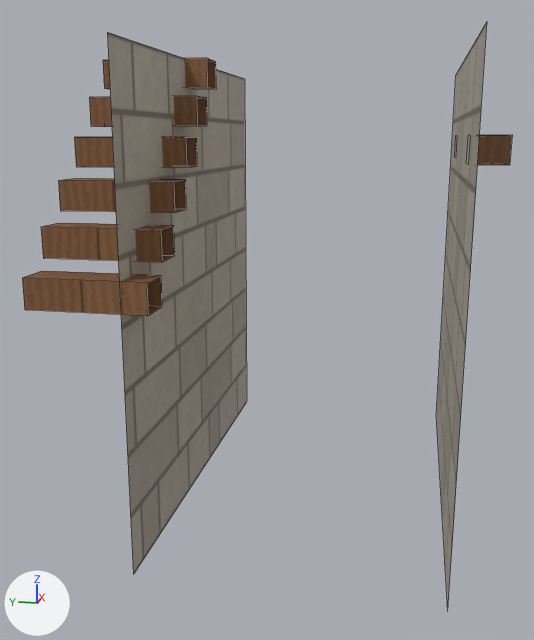
Before and after pictures for a commit that changed the FBX model Assets/Content/Landscape/Models/Castle/Wall_Mid_StairS1.fbx.
The view is the same before and after, from a 50 mm lens placed at (-5.15, -0.63, 2.49), pointed at (-0.11, 0.38, 1.23). Lighting does not change. The marker at lower left points along +X, +Y and +Z. The first picture is the older version. Mesh edges are drawn as thin lines. Where no turn or scale is listed for an object, it has been applied to the vertices.

Before the edit, the objects in view are built like this:
```python
me_wall_mid_stairs1 = bpy.data.meshes.new('Wall_Mid_StairS1')
me_wall_mid_stairs1.from_pydata(...)  # 72 vertices, 42 faces; spans x -1.5..1.5, y -1.12..1.47, z 0.0..3.0
# faces by material slot: [2, 40]
me_wall_mid_stairs1.materials.append(mat_m_castlestone)  # picture img_t_castlestone_png
me_wall_mid_stairs1.materials.append(mat_m_wood)  # picture img_t_wood_png
ob_wall_mid_stairs1 = bpy.data.objects.new('Wall_Mid_StairS1', me_wall_mid_stairs1)
ob_wall_mid_stairs1.location = (0.0, 0.0, 0.0)
```
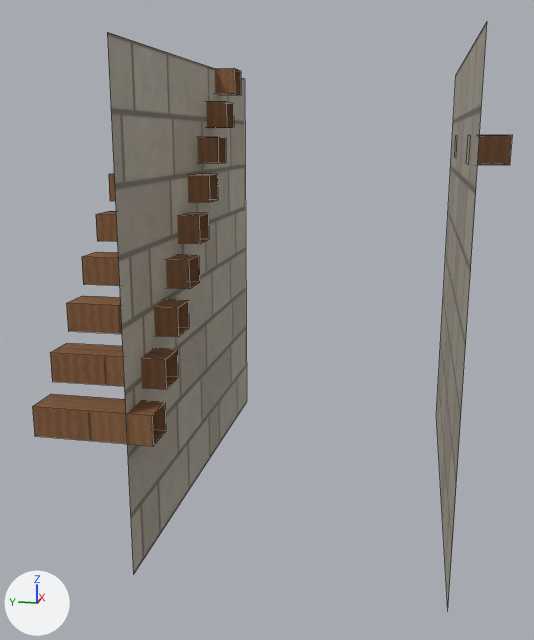
Pixel boxes [x1, y1, x2, y2] of what changed, in the pictures (534 x 640 px; the box of a moved part takes in the faces that stretch with it):
'Wall_Mid_StairS1', reshaped
    before: [22, 22, 512, 605]
    after: [32, 22, 512, 605]
part 1 of me_wall_mid_stairs1, added (brown)
    after: [197, 137, 226, 163]
part 2 of me_wall_mid_stairs1, added (brown)
    after: [206, 102, 234, 128]
part 3 of me_wall_mid_stairs1, added (brown)
    after: [215, 68, 241, 95]
part 4 of me_wall_mid_stairs1, moved or reshaped
    before: [22, 58, 214, 316]
    after: [32, 174, 215, 446]
part 5 of me_wall_mid_stairs1, surface changed
    before: [41, 58, 216, 262]
    after: [50, 174, 218, 389]

What changed in the scene script:
```text
Change me_wall_mid_stairs1:
    used by ob_wall_mid_stairs1; location = (0.0, 0.0, 0.0)
    remove me_wall_mid_stairs1.from_pydata(...)  # 72 vertices, 42 faces; spans x -1.5..1.5, y -1.12..1.47, z 0.0..3.0
    add me_wall_mid_stairs1.from_pydata(...)  # 96 vertices, 57 faces; spans x -1.5..1.5, y -1.12..1.47, z 0.0..3.0
    me_wall_mid_stairs1 part 1: the loose piece of 8 vertices spanning x -0.49..-0.26, y 0.75..1.47, z 2.57..2.75 is copied, and the copy is moved by (0.5, 0.0, -0.25); it spans x 0.01..0.24, y 0.75..1.47, z 2.32..2.5
    me_wall_mid_stairs1 part 2: the loose piece of 8 vertices spanning x -0.24..-0.01, y 0.75..1.47, z 2.82..3.0 is copied, and the copy is moved by (0.5, 0.0, -0.25); it spans x 0.26..0.49, y 0.75..1.47, z 2.57..2.75
    me_wall_mid_stairs1 part 3: the loose piece of 8 vertices spanning x -0.24..-0.01, y 0.75..1.47, z 2.82..3.0 is copied, and the copy is moved by (0.75, 0.0, 0.0); it spans x 0.51..0.74, y 0.75..1.47, z 2.82..3.0
    me_wall_mid_stairs1 part 4
    2 vertices are removed from x -1.49..-1.26, y 1.47, z 1.57
    4 faces are deleted
    46 vertices in x -1.49..-0.01, y 0.75..1.47, z 1.57..3.0 move by (0.0, 0.0, -0.75)
    2 vertices are added at (-1.49, 1.47, 0.82), (-1.26, 1.47, 0.82)
    4 new faces join them, mat_m_wood (picture img_t_wood_png)
    me_wall_mid_stairs1 part 5: 15 kept faces spanning x -1.24..-0.01, y 0.75..1.47, z 1.07..2.25 get new texture (UV) coordinates
```
